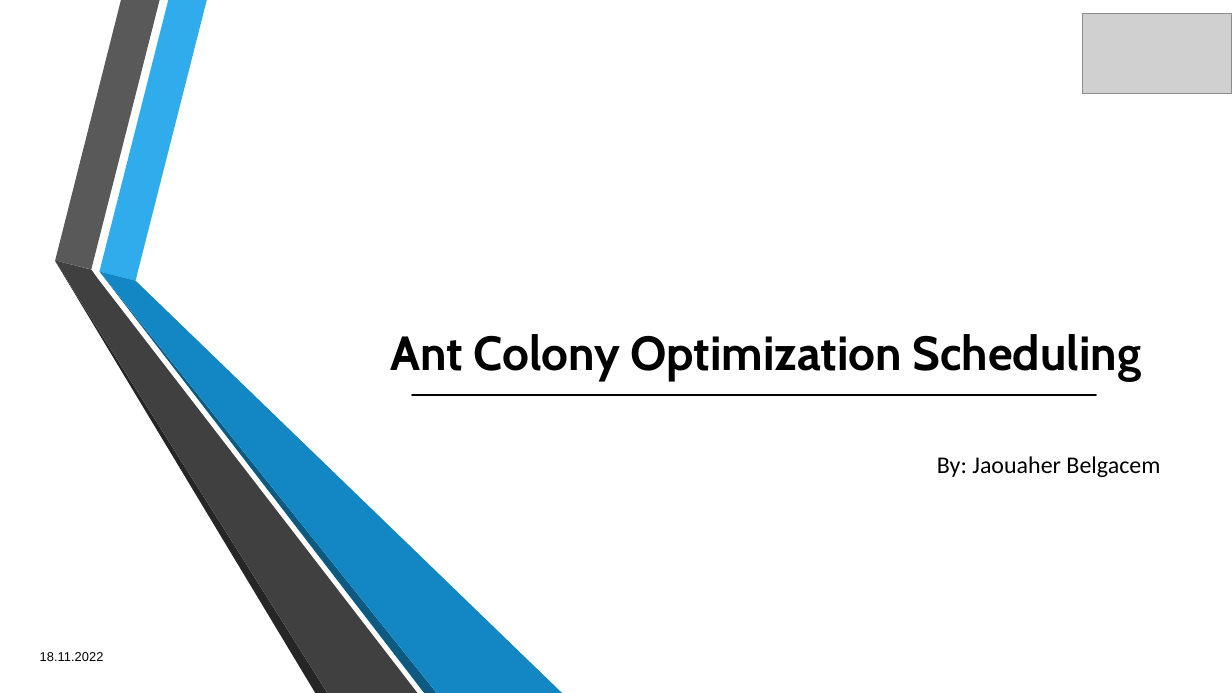
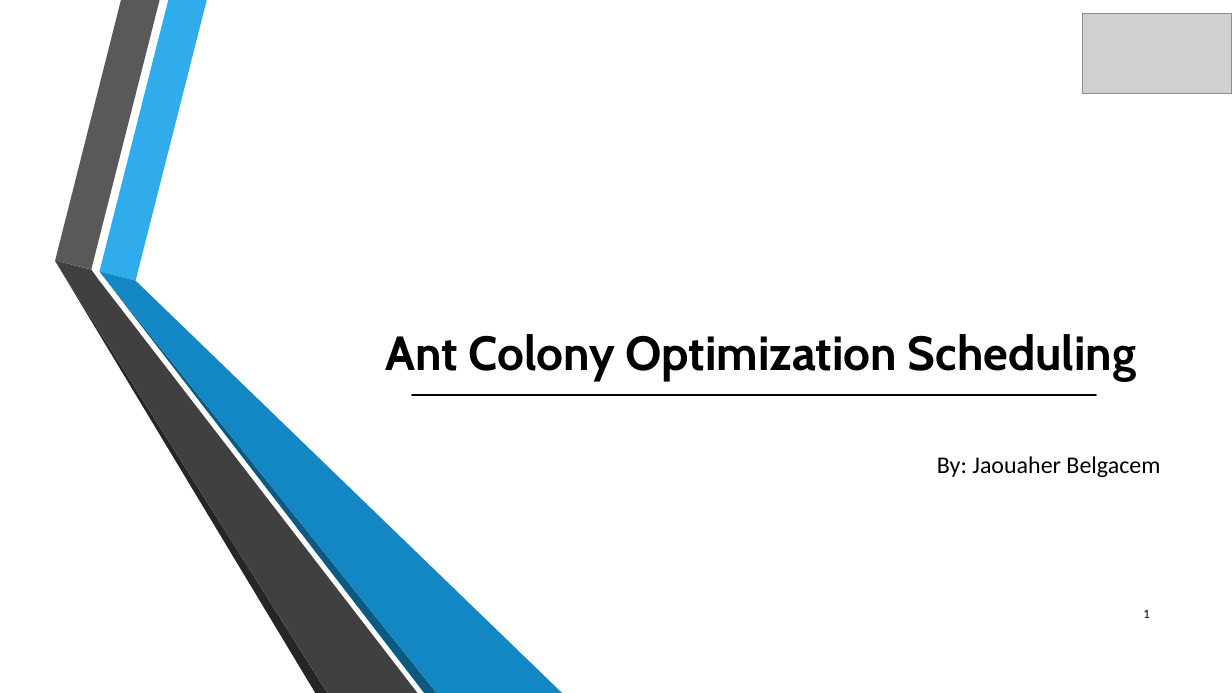
Before and after one commit to JaouaherBelgacem/Ant-Colony-Optimization, a slide deck: slide 1 of Final submission/Presentation/ACO presentation draft.pptx. Drawn at 1232x693 pixels with LibreOffice and Linux fonts; fonts in the diff are those of the drawing; grey boxes stand for pictures; background and template pictures are left out. Boxes give left, top, right and bottom in pixels: in the first picture for what was removed or moved away, otherwise in the second. Text is boxed around its words. In the diff, an @@ line names an element or a change of style, - is before the commit and + after.

```diff
--- a/Final submission/Presentation/ACO presentation draft.pptx
+++ b/Final submission/Presentation/ACO presentation draft.pptx
@@ text "Ant Colony Optimization Scheduling" moved from (x1=390, y1=334, x2=1141, y2=381) to (x1=386, y1=334, x2=1136, y2=381) @@
@@ page number added at (x1=1143, y1=609, x2=1150, y2=618), 7.5 pt, text #000000 @@
+1
@@ text removed at (x1=40, y1=652, x2=104, y2=661) @@
-18.11.2022
```
Also in this commit, not shown: 5 other slides changed, 7 slides added, 7 slides removed, 1 other file.
